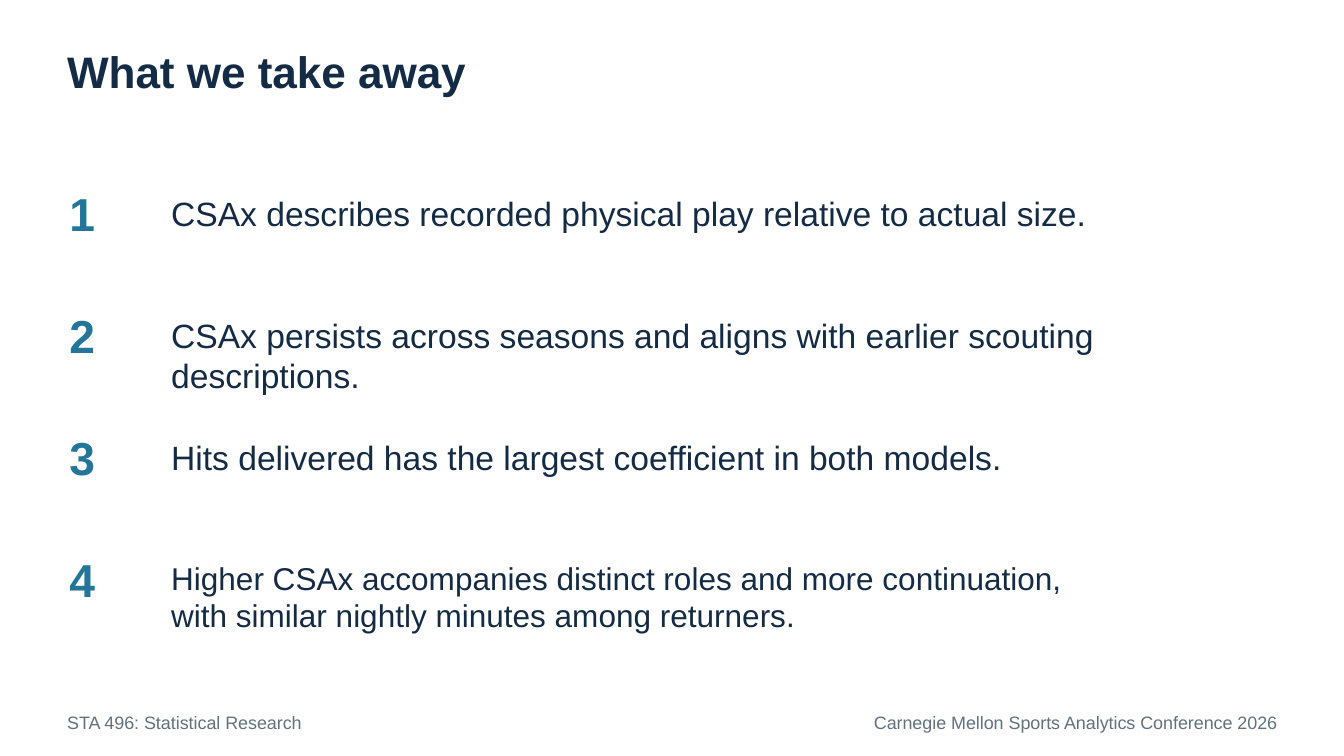
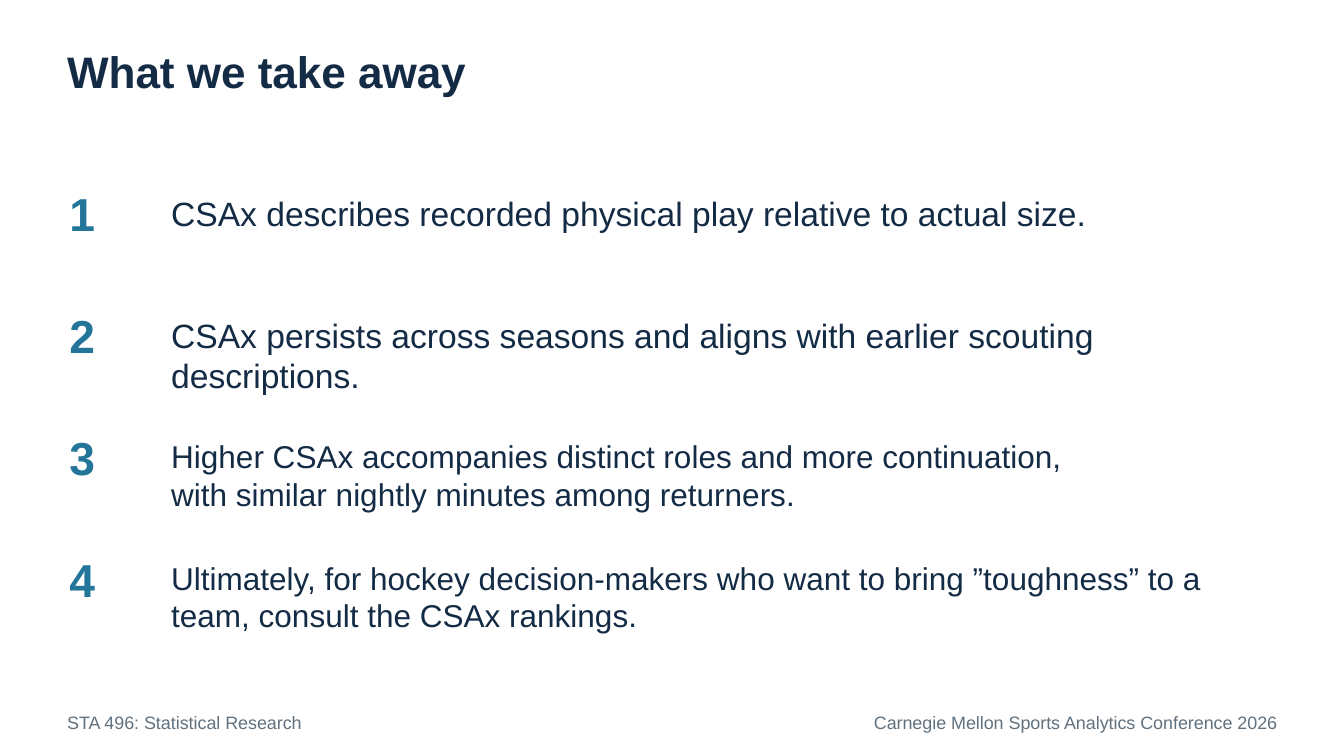
Before and after one commit to RentoSaijo/CSAx_STA496, a slide deck: slide 41 of reports/presentation.pptx. Drawn at 1344x756 pixels with LibreOffice and Linux fonts; fonts in the diff are those of the drawing. Boxes give left, top, right and bottom in pixels: in the first picture for what was removed or moved away, otherwise in the second. Text is boxed around its words. In the diff, an @@ line names an element or a change of style, - is before the commit and + after.

```diff
--- a/reports/presentation.pptx
+++ b/reports/presentation.pptx
@@ text at (171, 445, 1061, 512): text changed; size 24 to 22.5 pt @@
-Hits delivered has the largest coefficient in both models.
+Higher CSAx accompanies distinct roles and more continuation,
+with similar nightly minutes among returners.
@@ text at (171, 567, 1201, 633): text changed @@
-Higher CSAx accompanies distinct roles and more continuation,
-with similar nightly minutes among returners.
+Ultimately, for hockey decision-makers who want to bring ”toughness” to a team, consult the CSAx rankings.
```
Also in this commit, not shown: 10 other slides changed.
